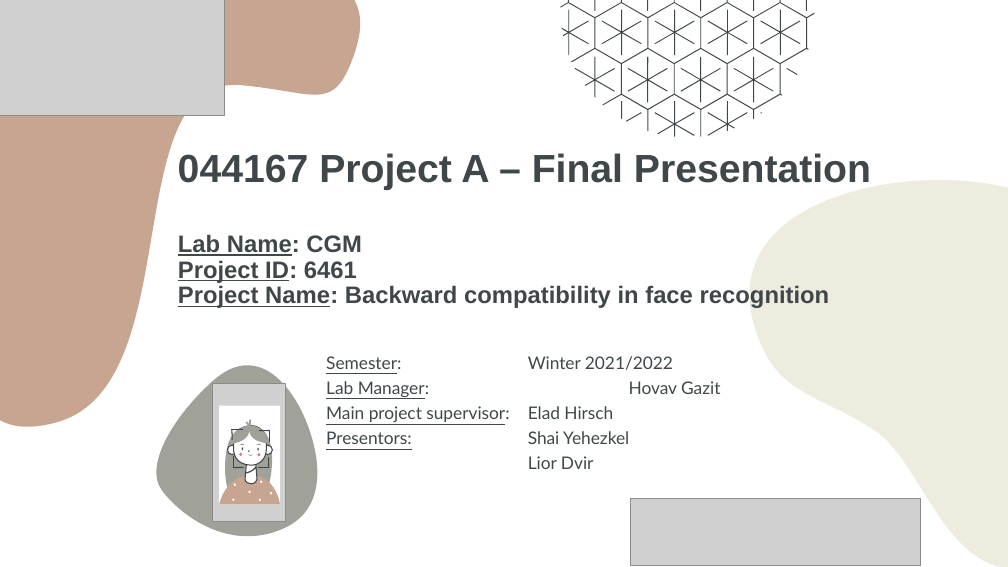
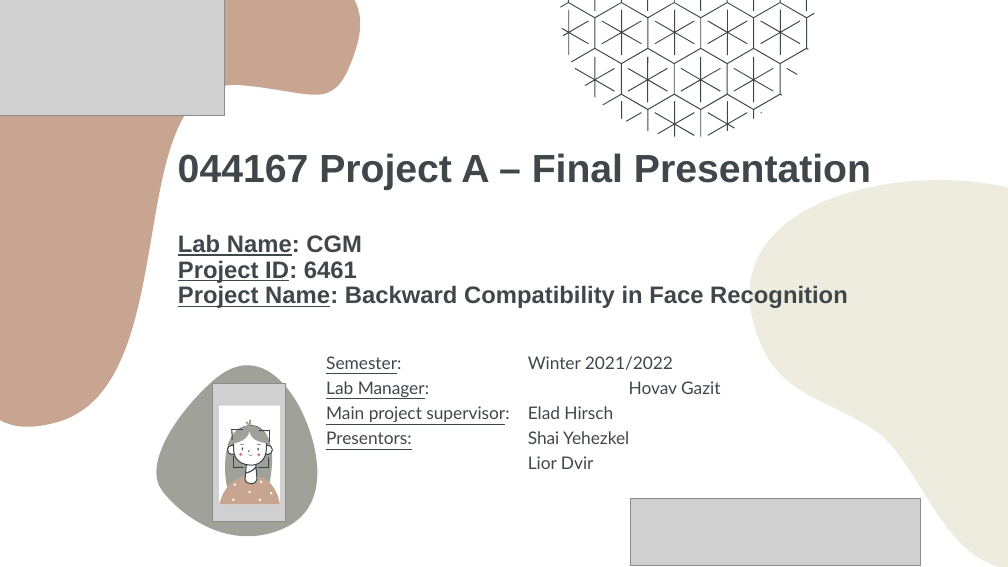
Before and after one commit to kariander1/FaceRecognition, a slide deck: slide 1 of Final Presentation.pptx. Drawn at 1008x567 pixels with LibreOffice and Linux fonts; fonts in the diff are those of the drawing; grey boxes stand for pictures. Boxes give left, top, right and bottom in pixels: in the first picture for what was removed or moved away, otherwise in the second. Text is boxed around its words. In the diff, an @@ line names an element or a change of style, - is before the commit and + after.

```diff
--- a/Final Presentation.pptx
+++ b/Final Presentation.pptx
@@ title at (x1=178, y1=234, x2=848, y2=308): text changed @@
-Lab Name: CGM
-Project ID: 6461
-Project Name: Backward compatibility in face recognition
+Lab Name: CGM
+Project ID: 6461
+Project Name: Backward Compatibility in Face Recognition
```
